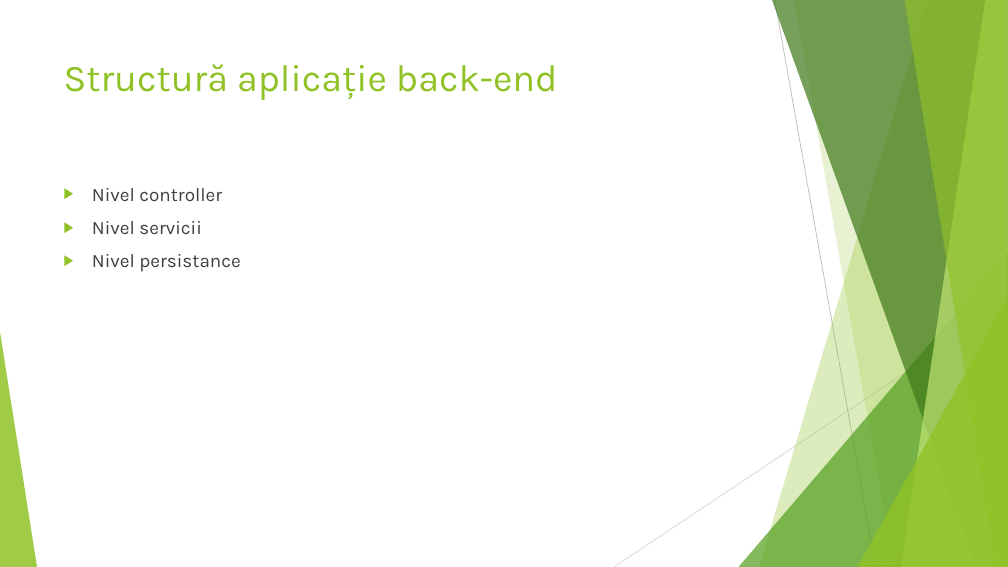
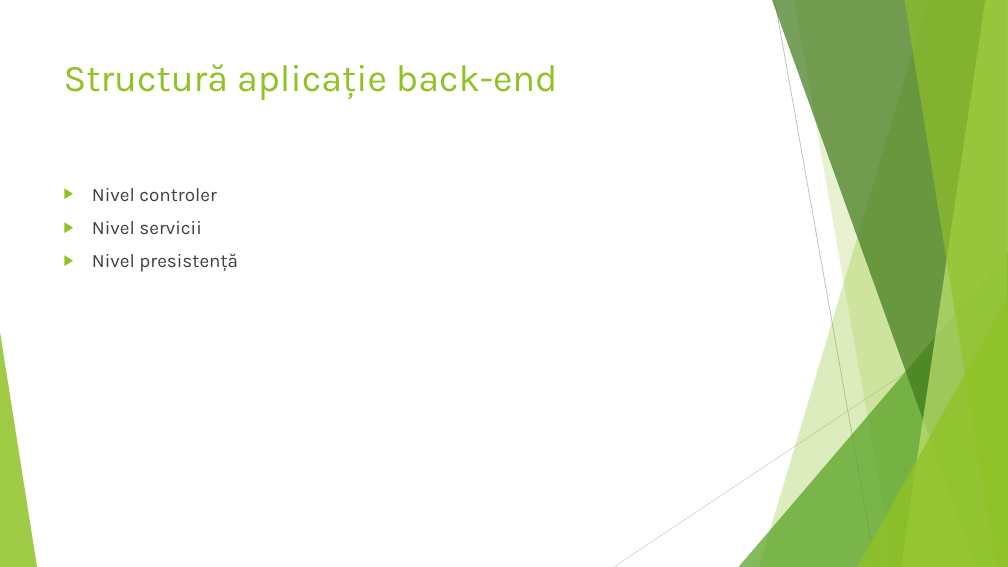
Before and after one commit to stefan-adrian/hotel-manager, a slide deck: slide 7 of documentation/videos/hotel-manager.pptx (slide 6 before the commit). Drawn at 1008x567 pixels with LibreOffice and Linux fonts; fonts in the diff are those of the drawing. Boxes give left, top, right and bottom in pixels: in the first picture for what was removed or moved away, otherwise in the second. Text is boxed around its words. In the diff, an @@ line names an element or a change of style, - is before the commit and + after.

```diff
--- a/documentation/videos/hotel-manager.pptx
+++ b/documentation/videos/hotel-manager.pptx
@@ text at [92, 188, 217, 201]: text changed @@
-▶ Nivel controller
+▶ Nivel controler
@@ text at [92, 253, 238, 272]: text changed @@
-▶ Nivel persistance
+▶ Nivel presistență
```
Also in this commit, not shown: 6 other slides changed.
